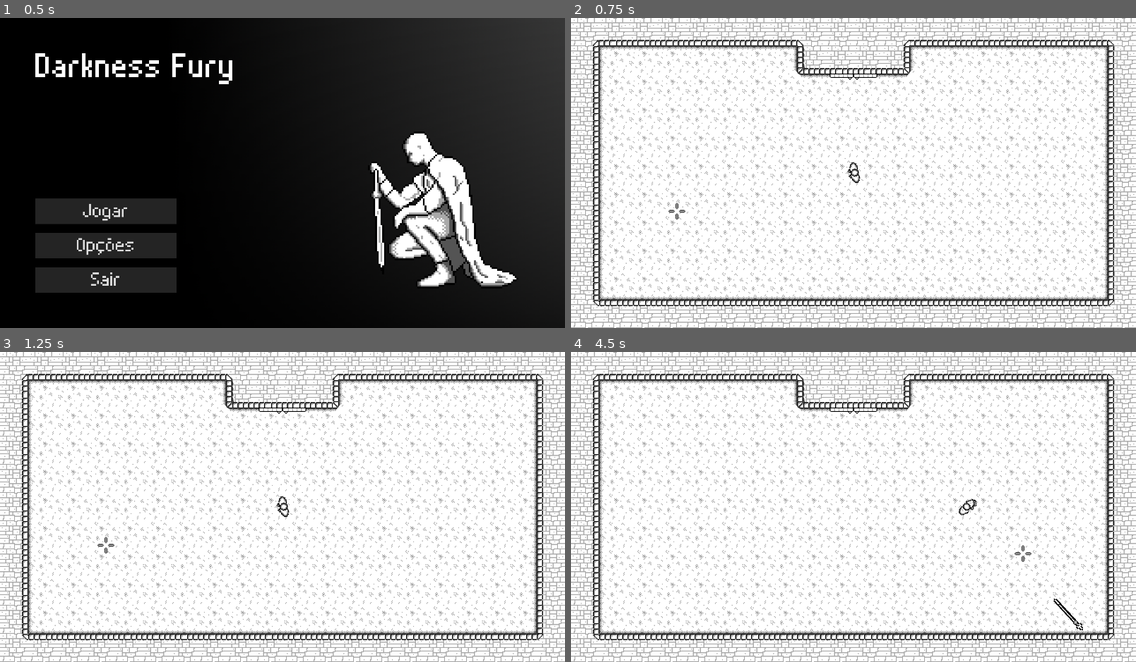
Above: before the commit, frames 1-4 (two rows, left to right).
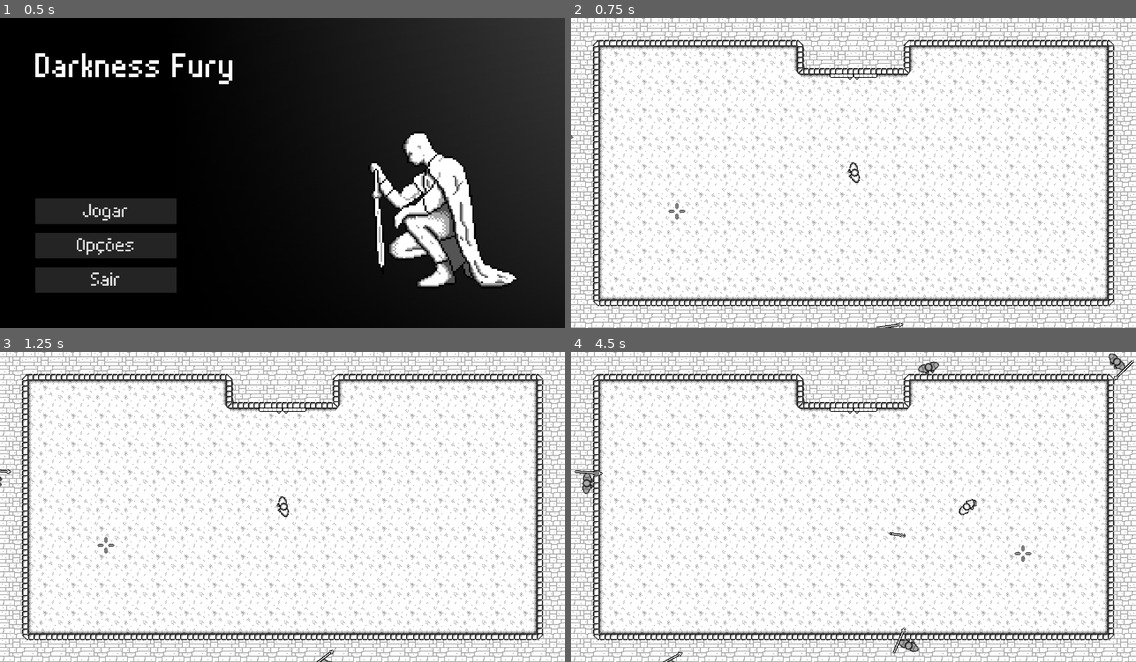
Above: after the commit, the same moments.

Repository: CarlMachado/DarknessFury
Game: Godot game, scene res://scenes/main_menu.tscn
Two runs of this game, one before a commit and one after it. Both use one fixed random seed, a clock stepped at 60 frames per second and the inputs below.
Inputs (mouse positions are in pixels of both pictures, inside the frame that each line leads up to):
- Up to frame 1 (0.5 s): no input
- Up to frame 2 (0.75 s): click "Jogar" at 0.5 s
- Up to frame 3 (1.25 s): no input
- Up to frame 4 (4.5 s): move the mouse to (977, 491) at 1.27 s; hold D (ui_right) 1.28-2.03 s; click (977, 491) at 1.35 s; move the mouse to (740, 522) at 2.02 s; hold S (ui_down) 2.03-2.78 s; click (740, 522) at 2.1 s; move the mouse to (910, 438) at 2.77 s; hold D (ui_right) 2.78-3.53 s; click (910, 438) at 2.85 s; move the mouse to (825, 569) at 3.52 s; hold W (ui_up) 3.53-4.28 s; click (825, 569) at 3.6 s; move the mouse to (1023, 553) at 4.27 s; hold A (ui_left) from 4.28 s (still down); click (1023, 553) at 4.35 s

Frame 1 is identical in both runs. In frame 2, less than 0.1% of the frame differs, in the area x 0-59%, y 37-100%; in frame 3, less than 0.1%; in frame 4, 0.7%, in the area x 0-100%, y 0-100%.
Error before the commit: Parse Error: Can't preload resource at path: res://prefabs/enemy.tscn (res://scripts/spawn_enemy.gd:3)

Commit message:
Correcoes na scena enemy(não funcionava mais), correcoes na aceleracao do spear_hand, hit_box aprimorada, maior dinamismo em variaveis de entidades

Diff:
--- a/prefabs/enemy.tscn
+++ b/prefabs/enemy.tscn
@@ -6,6 +6,7 @@
 [ext_resource path="res://sprites/enemy/walk_2.png" type="Texture" id=4]
 [ext_resource path="res://sprites/enemy/walk_3.png" type="Texture" id=5]
 [ext_resource path="res://sprites/weapon/spear_hand.png" type="Texture" id=6]
+[ext_resource path="res://scripts/hit.gd" type="Script" id=7]
 
 [sub_resource type="SpriteFrames" id=1]
 animations = [ {
@@ -20,15 +21,15 @@
 "speed": 10.0
 } ]
 
-[sub_resource type="CircleShape2D" id=2]
+[sub_resource type="CapsuleShape2D" id=2]
+radius = 10.2184
+height = 28.0624
+
+[sub_resource type="CircleShape2D" id=3]
 radius = 3061.34
 
-[sub_resource type="CapsuleShape2D" id=3]
-radius = 7.67426
-height = 28.0624
-
 [sub_resource type="RectangleShape2D" id=4]
-extents = Vector2( 10, 23.6375 )
+extents = Vector2( 10, 23.8316 )
 
 [node name="enemy" type="KinematicBody2D"]
 collision_layer = 2
@@ -45,32 +46,32 @@
 scale = Vector2( 2, 2 )
 texture = ExtResource( 6 )
 
+[node name="shape" type="CollisionShape2D" parent="."]
+position = Vector2( -2.04057, -0.680191 )
+shape = SubResource( 2 )
+
 [node name="sensor" type="Area2D" parent="."]
+editor/display_folded = true
 collision_layer = 0
 
 [node name="shape" type="CollisionShape2D" parent="sensor"]
-shape = SubResource( 2 )
+shape = SubResource( 3 )
 
-[node name="shape" type="CollisionShape2D" parent="."]
-position = Vector2( -2.04057, -0.680191 )
-shape = SubResource( 3 )
+[node name="area_damage" type="Area2D" parent="."]
+editor/display_folded = true
+collision_layer = 16
+collision_mask = 0
+script = ExtResource( 7 )
+
+[node name="shape" type="CollisionShape2D" parent="area_damage"]
+position = Vector2( -1.59921, 0.228458 )
+shape = SubResource( 4 )
 
 [node name="reload" type="Timer" parent="."]
 wait_time = 2.5
 
 [node name="reload_weapon" type="Timer" parent="."]
 wait_time = 1.25
-
-[node name="area_damage" type="Area2D" parent="."]
-editor/display_folded = true
-collision_layer = 16
-collision_mask = 0
-script = ExtResource( 11 )
-
-[node name="shape" type="CollisionShape2D" parent="area_damage"]
-position = Vector2( -2.58471, 0.807719 )
-shape = SubResource( 4 )
 [connection signal="body_entered" from="sensor" to="." method="_on_sensor_body_entered"]
 [connection signal="timeout" from="reload" to="." method="_on_reload_timeout"]
 [connection signal="timeout" from="reload_weapon" to="." method="_on_reload_weapon_timeout"]
-[connection signal="destroid" from="area_damage" to="." method="_on_area_damage_destroid"]
--- a/prefabs/player.tscn
+++ b/prefabs/player.tscn
@@ -2,13 +2,13 @@
 
 [ext_resource path="res://scripts/player.gd" type="Script" id=1]
 [ext_resource path="res://sprites/player/walk_0.png" type="Texture" id=2]
-[ext_resource path="res://sprites/player/walk_1.png" type="Texture" id=3]
-[ext_resource path="res://sprites/player/walk_2.png" type="Texture" id=4]
-[ext_resource path="res://sprites/player/walk_3.png" type="Texture" id=5]
-[ext_resource path="res://sprites/player/raise_0.png" type="Texture" id=6]
-[ext_resource path="res://sprites/player/raise_1.png" type="Texture" id=7]
-[ext_resource path="res://sprites/player/raise_2.png" type="Texture" id=8]
-[ext_resource path="res://sprites/player/raise_3.png" type="Texture" id=9]
+[ext_resource path="res://sprites/player/raise_0.png" type="Texture" id=3]
+[ext_resource path="res://sprites/player/raise_1.png" type="Texture" id=4]
+[ext_resource path="res://sprites/player/raise_2.png" type="Texture" id=5]
+[ext_resource path="res://sprites/player/raise_3.png" type="Texture" id=6]
+[ext_resource path="res://sprites/player/walk_1.png" type="Texture" id=7]
+[ext_resource path="res://sprites/player/walk_2.png" type="Texture" id=8]
+[ext_resource path="res://sprites/player/walk_3.png" type="Texture" id=9]
 [ext_resource path="res://sprites/weapon/spear_hand.png" type="Texture" id=10]
 [ext_resource path="res://scripts/hit.gd" type="Script" id=11]
 
@@ -19,15 +19,15 @@
 "name": "idle",
 "speed": 5.0
 }, {
-"frames": [ ExtResource( 2 ), ExtResource( 3 ), ExtResource( 4 ), ExtResource( 5 ) ],
+"frames": [ ExtResource( 3 ), ExtResource( 4 ), ExtResource( 5 ), ExtResource( 6 ), ExtResource( 2 ) ],
+"loop": true,
+"name": "rise",
+"speed": 2.0
+}, {
+"frames": [ ExtResource( 2 ), ExtResource( 7 ), ExtResource( 8 ), ExtResource( 9 ) ],
 "loop": true,
 "name": "walk",
 "speed": 10.0
-}, {
-"frames": [ ExtResource( 6 ), ExtResource( 7 ), ExtResource( 8 ), ExtResource( 9 ), ExtResource( 2 ) ],
-"loop": true,
-"name": "rise",
-"speed": 2.0
 } ]
 
 [sub_resource type="CapsuleShape2D" id=2]
--- a/project.godot
+++ b/project.godot
@@ -102,7 +102,6 @@
 ui_attack={
 "deadzone": 0.5,
 "events": [ Object(InputEventMouseButton,"resource_local_to_scene":false,"resource_name":"","device":0,"alt":false,"shi …(212 unchanged characters)…
-, Object(InputEventKey,"resource_local_to_scene":false,"resource_name":"","device":0,"alt":false,"shift":false,"control":false,"meta":false,"command":false,"pressed":false,"scancode":70,"unicode":0,"echo":false,"script":null)
  ]
 }
 
--- a/scripts/player.gd
+++ b/scripts/player.gd
@@ -33,7 +33,7 @@
 	if not Input.is_action_pressed("ui_down") and not Input.is_action_pressed("ui_up") and not Input.is_action_pressed("ui_right") and not Input.is_action_pressed("ui_left"):
 		$anim_sprite.play("idle")
 
-	if Input.is_action_just_pressed("ui_attack"):# and has_spear and loaded:
+	if Input.is_action_just_pressed("ui_attack"):
 		shoot_spear()
 
 	if has_spear:
@@ -45,22 +45,44 @@
 	move_and_slide(Vector2(x_dir, y_dir) * SPEED)
 
 func shoot_spear():
-	get_tree().call_group("spear", "spear_false")
+	if has_spear and loaded:
+		get_tree().call_group("spear", "spear_false")
 
-	var position_mouse = get_global_mouse_position()
-	rotation += get_angle_to(position_mouse)
+		var position_mouse = global_position.distance_to(get_global_mouse_position())
+		var angle = atan2(get_global_mouse_position().y - global_position.y, get_global_mouse_position().x - global_position.x)
+		var correct
+		var spear_attack = PRE_SPEAR.instance()
 
-	var spear_attack = PRE_SPEAR.instance()
-	spear_attack.global_position = $spear_hand.global_position / 2
-	spear_attack.rotation = global_rotation
-	spear_attack.dir = Vector2(cos(rotation), sin(rotation))
-	spear_attack.target_position = get_global_mouse_position()
-	spear_attack.type = "player_attack"
-	get_parent().add_child(spear_attack)
+		if position_mouse < 100:
+			correct = 0.19
+		elif position_mouse < 250:
+			correct = 0.075
+		elif position_mouse < 400:
+			correct = 0.050
+		elif position_mouse < 550:
+			correct = 0.032
+		elif position_mouse < 700:
+			correct = 0.026
+		elif position_mouse < 850:
+			correct = 0.023
+		elif position_mouse < 1000:
+			correct = 0.020
+		elif position_mouse < 1200:
+			correct = 0.017
+		else:
+			correct = 0.50
 
-	has_spear = false
-	loaded = false
-	$reload.start()
+		spear_attack.global_position = $spear_hand.global_position / 2
+		spear_attack.rotation = global_rotation
+		spear_attack.dir = Vector2(cos(angle - correct), sin(angle - correct))
+
+		spear_attack.target_position = get_global_mouse_position()
+		spear_attack.type = "player_attack"
+		get_parent().add_child(spear_attack)
+
+		has_spear = false
+		loaded = false
+		$reload.start()
 
 func take_spear():
 	get_tree().call_group("spear", "spear_true")
--- a/scripts/spawn_enemy.gd
+++ b/scripts/spawn_enemy.gd
@@ -5,8 +5,11 @@
 var enemy
 var firt_start = false
 
+onready var time_min = 4
+onready var time_max = 7
+
 func _ready():
-	$timer_spawn.start(rand_range(4, 7))
+	$timer_spawn.start(rand_range(time_min, time_max))
 #	$timer_spawn.start(1)
 
 func _process(delta):
@@ -22,7 +25,7 @@
 	if enemy != null:
 		if !enemy.alive:
 			enemy = null
-			$timer_spawn.start(rand_range(4, 7))
+			$timer_spawn.start(rand_range(time_min, time_max))
 
 func _on_timer_spawn_timeout():
 	enemy = PRE_ENEMY.instance()
--- a/scripts/spear_hand.gd
+++ b/scripts/spear_hand.gd
@@ -1,15 +1,12 @@
 extends Area2D
 
 const PRE_SPEAR_FLOOR = preload("res://prefabs/spear_floor.tscn")
-const MAX_SPEED = 400
-const MIN_SPEED = 0
+const MIN_SPEED = 800
 const DEATH_ZONE_ACELL = 30
 const DEATH_ZONE_ANGLE = .01
 
 var dir = Vector2()
-var vel_init = 1500
-var max_dist = 650
-var homming = false
+var vel_init = 1000
 var acell = vel_init
 var damage = 10
 var type = ""
@@ -23,17 +20,15 @@
 		target_position = target.global_position
 
 func _physics_process(delta):
-	acell = lerp(acell, MIN_SPEED, .035)
+	acell = lerp(acell, MIN_SPEED, .05)
 	translate(dir * acell * delta)
 	#if global_position.distance_to(initpos) > max_dist:
 	if acell <= DEATH_ZONE_ACELL or goalTarget():
-		acell = lerp(acell, MIN_SPEED, rand_range(0.2, 0.4))
-	if acell <= .1:
 		stop_projectile()
 
 func goalTarget():
 	if target != null:
-		return global_position.distance_to(target_position) <= rand_range(10, 30)
+		return global_position.distance_to(target_position) <= rand_range(10, 100)
 	else:
 		return false
 
Not shown: 1 places in prefabs/enemy.tscn that only renumber resources
